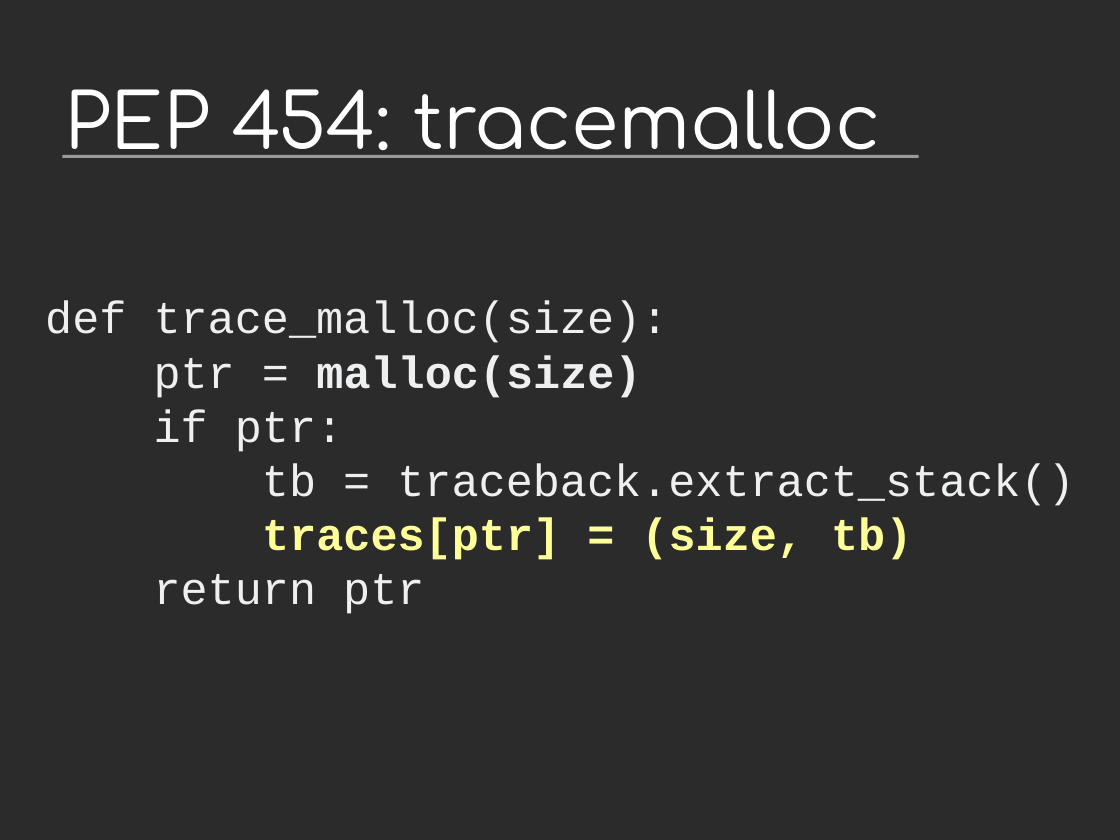
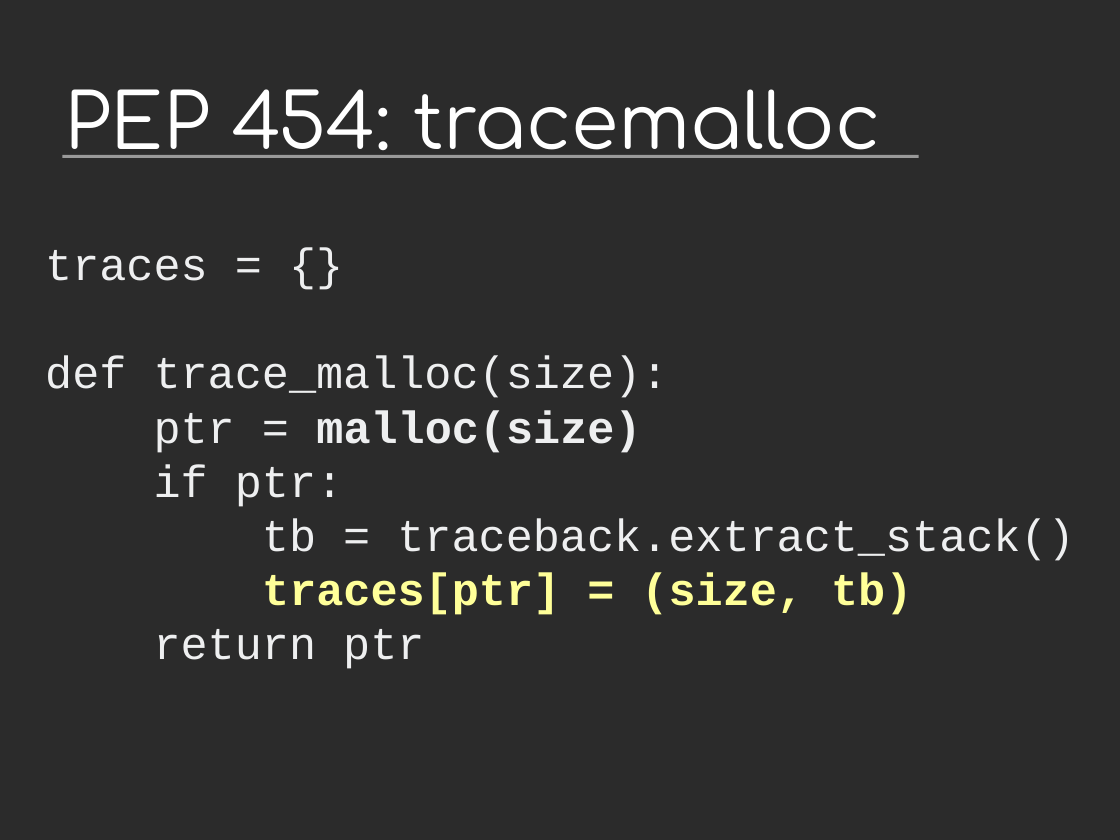
Before and after one commit to vstinner/talks, a slide deck: slide 15 of 2014-Pycon-Montreal/tracemalloc.odp. Drawn at 1120x840 pixels with LibreOffice and Linux fonts; fonts in the diff are those of the drawing; background and template pictures are left out; a plain dark background stands for a picture behind light text. Boxes give left, top, right and bottom in pixels: in the first picture for what was removed or moved away, otherwise in the second. Text is boxed around its words. In the diff, an @@ line names an element or a change of style, - is before the commit and + after.

Commit message:
tracemalloc

```diff
--- a/2014-Pycon-Montreal/tracemalloc.odp
+++ b/2014-Pycon-Montreal/tracemalloc.odp
@@ text at box(45, 250, 1074, 669): text changed @@
-def trace_malloc(size):
-ptr = malloc(size)
-if ptr:
-tb = traceback.extract_stack()
-traces[ptr] = (size, tb)
-return ptr
+traces = {}
+def trace_malloc(size):
+ptr = malloc(size)
+if ptr:
+tb = traceback.extract_stack()
+traces[ptr] = (size, tb)
+return ptr
```
Also in this commit, not shown: 2 other slides changed, 2 slides added, 3 other files.
